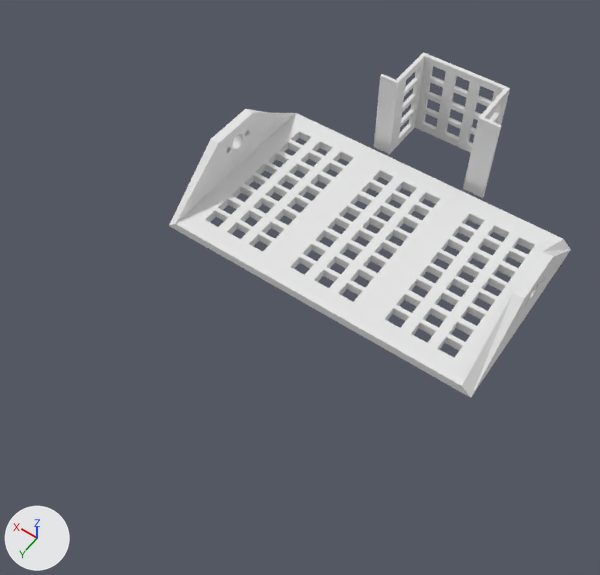
A saved change to the Blender file robot2Wheels/docs/3D/blender/2wheels.blend.
Camera for both pictures: a camera (50 mm lens) standing at (-0.773, 1.349, 1.707) and looking at (0.001, 0.266, 0.004). Lighting does not change. The marker at lower left points along +X, +Y and +Z.

The scene before the commit, as lines of its bpy script (objects in view):
```python
me_cube = bpy.data.meshes.new('Cube')
me_cube.from_pydata(...)  # 1008 vertices, 1436 faces; spans x -1.0..1.0, y -1.0..1.0, z -1.0..0.19
me_cube.materials.append(mat_material)  # white #e7e7e7
me_cube_001 = bpy.data.meshes.new('Cube.001')
me_cube_001.from_pydata(...)  # 200 vertices, 273 faces; spans x -0.76..0.97, y -1.0..1.0, z -1.0..0.68
ob_cube = bpy.data.objects.new('Cube', me_cube)
ob_cube.location = (0.0, -0.07, 0.04)
ob_cube.scale = (0.5, 0.3, 0.15)
ob_cube_001 = bpy.data.objects.new('Cube.001', me_cube_001)
ob_cube_001.location = (-0.026, -0.507, 0.029)
ob_cube_001.rotation_euler = (1.571, 0.0, 0.0)  # degrees (90, 0, 0)
ob_cube_001.scale = (0.225, 0.139, 0.101)
```
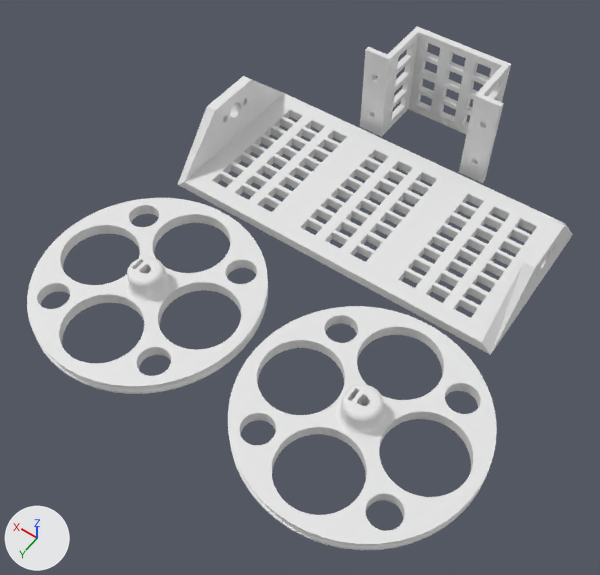
Commit message: 3D moduling

The change, as a list of edits to the scene's bpy script:
```text
Change me_cube_001:
    used by ob_cube_001; location = (-0.026, -0.507, 0.029); rotation_euler = (1.571, 0.0, 0.0), in degrees (90, 0, 0); scale = (0.225, 0.139, 0.101)
    remove me_cube_001.from_pydata(...)  # 200 vertices, 273 faces; spans x -0.76..0.97, y -1.0..1.0, z -1.0..0.68
    add me_cube_001.from_pydata(...)  # 456 vertices, 632 faces; spans x -0.8..1.06, y -1.0..1.0, z -1.0..0.76
    me_cube_001 part 1: 96 vertices moved from x -0.52..0.76, y -1.0..1.0, z -0.9..0.68 to x -0.54..1.06, y -1.0..1.0, z -1.0..0.76; 16 vertices removed from x -0.76..0.97, y -1.0..1.0, z -1.0..0.68; 272 vertices added at x -0.8..1.06, y -1.0..1.0, z -1.0..0.76
Change me_cube:
    used by ob_cube; location = (0.0, -0.07, 0.04); scale = (0.5, 0.3, 0.15)
    remove me_cube.from_pydata(...)  # 1008 vertices, 1436 faces; spans x -1.0..1.0, y -1.0..1.0, z -1.0..0.19
    add me_cube.from_pydata(...)  # 1008 vertices, 1436 faces; spans x -1.0..1.0, y -0.8..0.8, z -1.0..0.19
    me_cube part 2: 512 of the vertices in x -1.0..1.0, y -1.0..1.0, z -1.0..-0.81 are scaled about their middle by (1, 0.797, 1)
Add me_circleswheel_4mm_3:
    me_circleswheel_4mm_3.from_pydata(...)  # 4378 vertices, 8792 faces; spans x -48.2..48.2, y -48.2..48.2, z -2.2..10.0
Change ob_cube_001:
    ob_cube_001.location: (-0.026, -0.507, 0.029) -> (-0.026, -0.443, 0.15)
Change ob_cube:
    ob_cube.location: (0.0, -0.07, 0.04) -> (0.0, -0.07, 0.161)
Add ob_circleswheel_4mm_3:
    ob_circleswheel_4mm_3 = bpy.data.objects.new('CirclesWheel-4mm-3', me_circleswheel_4mm_3)
    ob_circleswheel_4mm_3.location = (-0.342, 0.505, 0.028)
    ob_circleswheel_4mm_3.scale = (0.00628, 0.00629, 0.00757)
Add ob_circleswheel_4mm_3_001:
    ob_circleswheel_4mm_3_001 = bpy.data.objects.new('CirclesWheel-4mm-3.001', me_circleswheel_4mm_3.copy())
    ob_circleswheel_4mm_3_001.location = (0.302, 0.505, 0.028)
    ob_circleswheel_4mm_3_001.scale = (0.00628, 0.00629, 0.00757)
```

Location of each change, (x1, y1, x2, y2) in pixels of the pictures (600 x 575 px; the box of a moved part takes in the faces that stretch with it):
'Cube', reshaped, moved
    before: (169, 109, 571, 398)
    after: (178, 76, 572, 355)
'CirclesWheel-4mm-3', added
    after: (228, 306, 497, 550)
'CirclesWheel-4mm-3.001', added
    after: (27, 198, 268, 394)
'Cube.001', reshaped, moved (11% wider, 7% taller)
    before: (374, 52, 510, 198)
    after: (360, 26, 511, 183)
part 2 of me_cube, moved or reshaped
    before: (169, 109, 571, 398)
    after: (178, 80, 572, 355)
